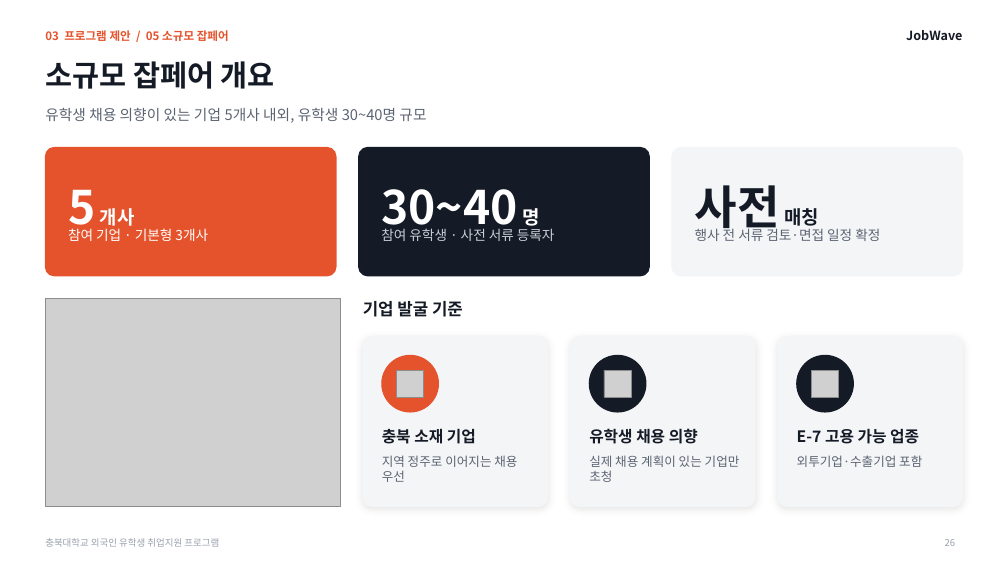
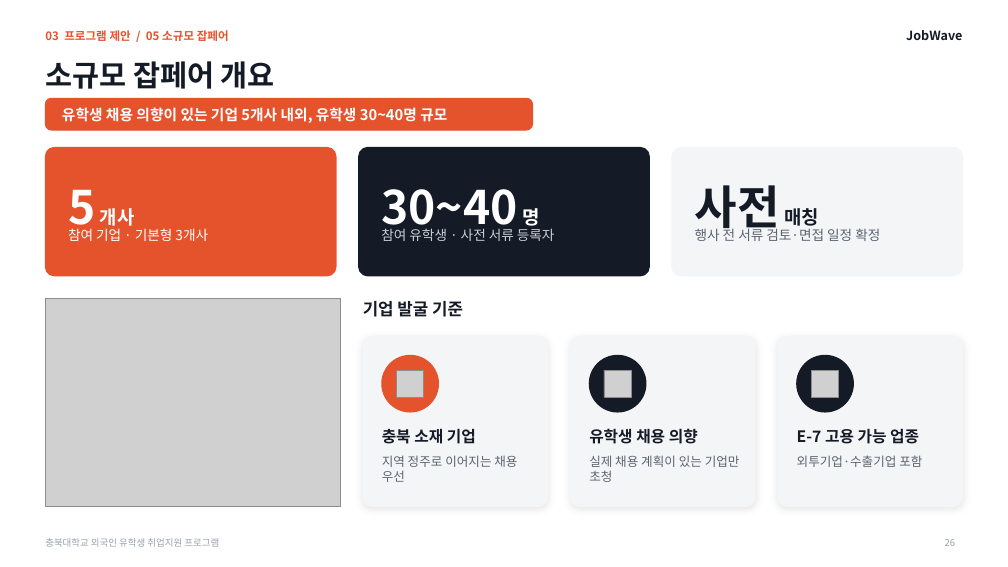
Before and after one commit to job-wave/Codex, a slide deck: slide 26 of output/jobwave-cbnu-proposal/JobWave_proposal_visual.pptx. Drawn at 1008x567 pixels with LibreOffice and Linux fonts; fonts in the diff are those of the drawing; grey boxes stand for pictures. Boxes give left, top, right and bottom in pixels: in the first picture for what was removed or moved away, otherwise in the second. Text is boxed around its words. In the diff, an @@ line names an element or a change of style, - is before the commit and + after.

```diff
--- a/output/jobwave-cbnu-proposal/JobWave_proposal_visual.pptx
+++ b/output/jobwave-cbnu-proposal/JobWave_proposal_visual.pptx
@@ rounded rectangle added at (45, 98, 533, 130), fill #E5532D, outline #E5532D 1 pt @@
@@ text "유학생 채용 의향이 있는 기업 ...": place and size @@
-text "유학생 채용 의향이 있는 기업 ..." at (45, 108, 426, 123)
+text "유학생 채용 의향이 있는 기업 ..." at (62, 107, 447, 123)
@@ text "유학생 채용 의향이 있는 기업 ..." at (62, 107, 447, 123): text colour #5B6472 to #FFFFFF, bold on @@
```
Also in this commit, not shown: 26 other slides changed, 1 other file.
